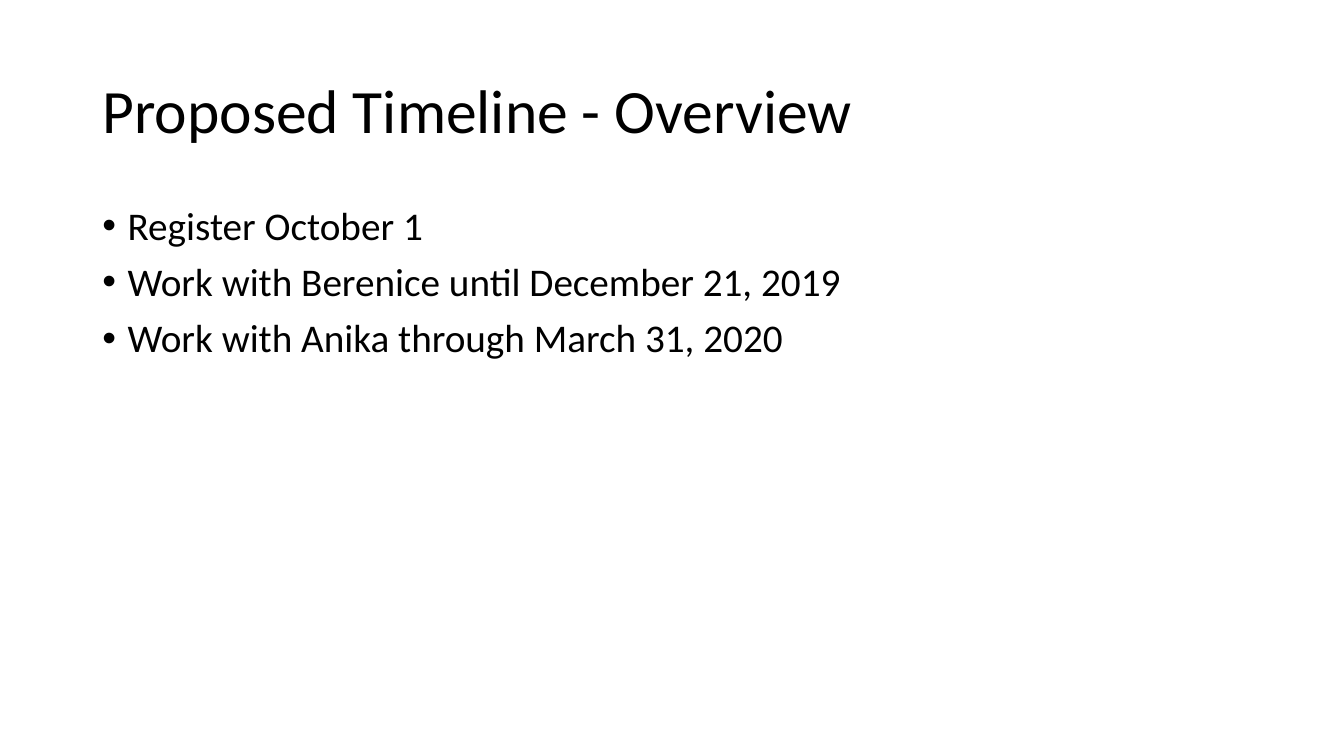
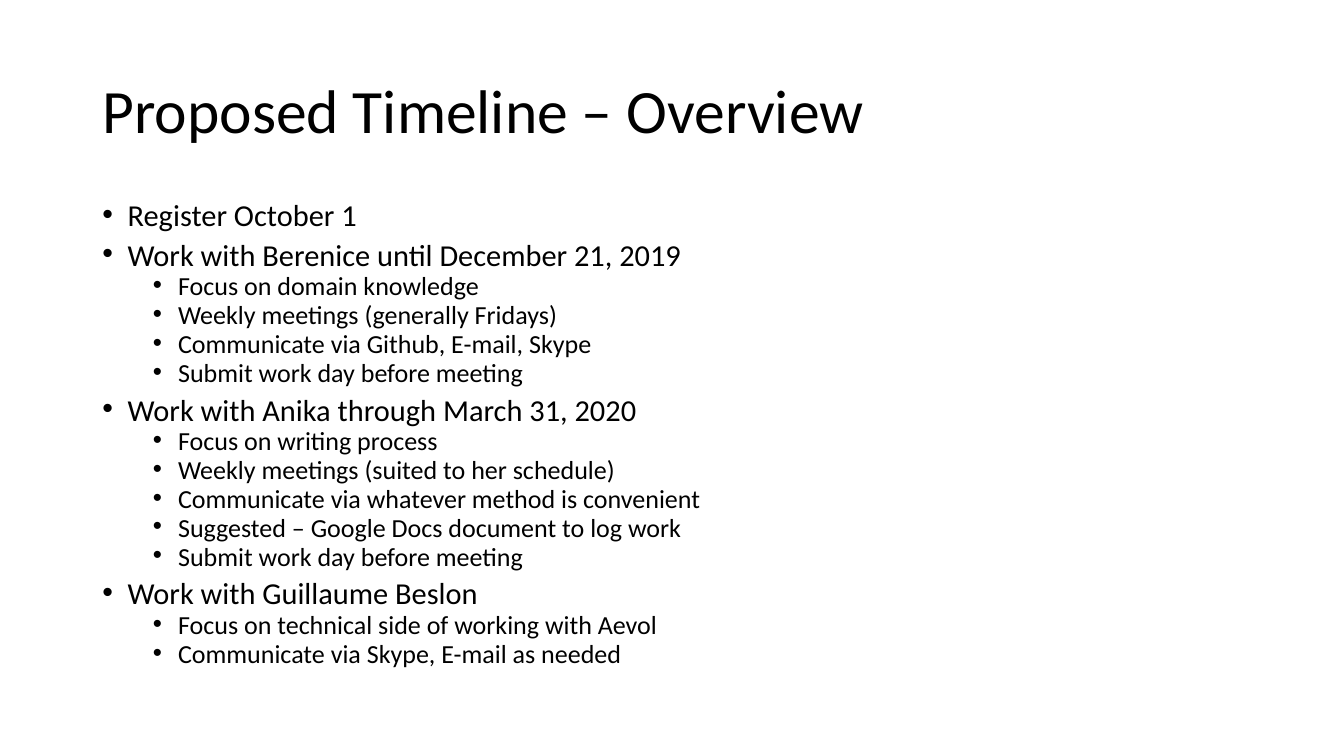
Before and after one commit to davisbk/thesis, a slide deck: slide 12 of doc/Presentation_to_Anika01.pptx (slide 8 before the commit). Drawn at 1344x756 pixels with LibreOffice and Linux fonts; fonts in the diff are those of the drawing. Boxes give left, top, right and bottom in pixels: in the first picture for what was removed or moved away, otherwise in the second. Text is boxed around its words. In the diff, an @@ line names an element or a change of style, - is before the commit and + after.

```diff
--- a/doc/Presentation_to_Anika01.pptx
+++ b/doc/Presentation_to_Anika01.pptx
@@ title at [102, 90, 864, 143]: text changed @@
-Proposed Timeline - Overview
+Proposed Timeline – Overview
@@ text at [128, 205, 681, 427]: size 28 to 21.7 pt in "Register October 1", "Work with Berenice until December 21, 2019", "Work with Anika through March 31, 2020"; line spacing 0.9 to 0.7 @@
@@ text at [178, 277, 591, 387]: paragraphs added @@
+  • Focus on domain knowledge
+  • Weekly meetings (generally Fridays)
+  • Communicate via Github, E-mail, Skype
+  • Submit work day before meeting
@@ text at [128, 432, 700, 668]: paragraphs added @@
+  • Focus on writing process
+  • Weekly meetings (suited to her schedule)
+  • Communicate via whatever method is convenient
+  • Suggested – Google Docs document to log work
+  • Submit work day before meeting
+• Work with Guillaume Beslon
+  • Focus on technical side of working with Aevol
+  • Communicate via Skype, E-mail as needed
```
Also in this commit, not shown: 6 other slides changed, 5 slides added, 1 slide removed.
